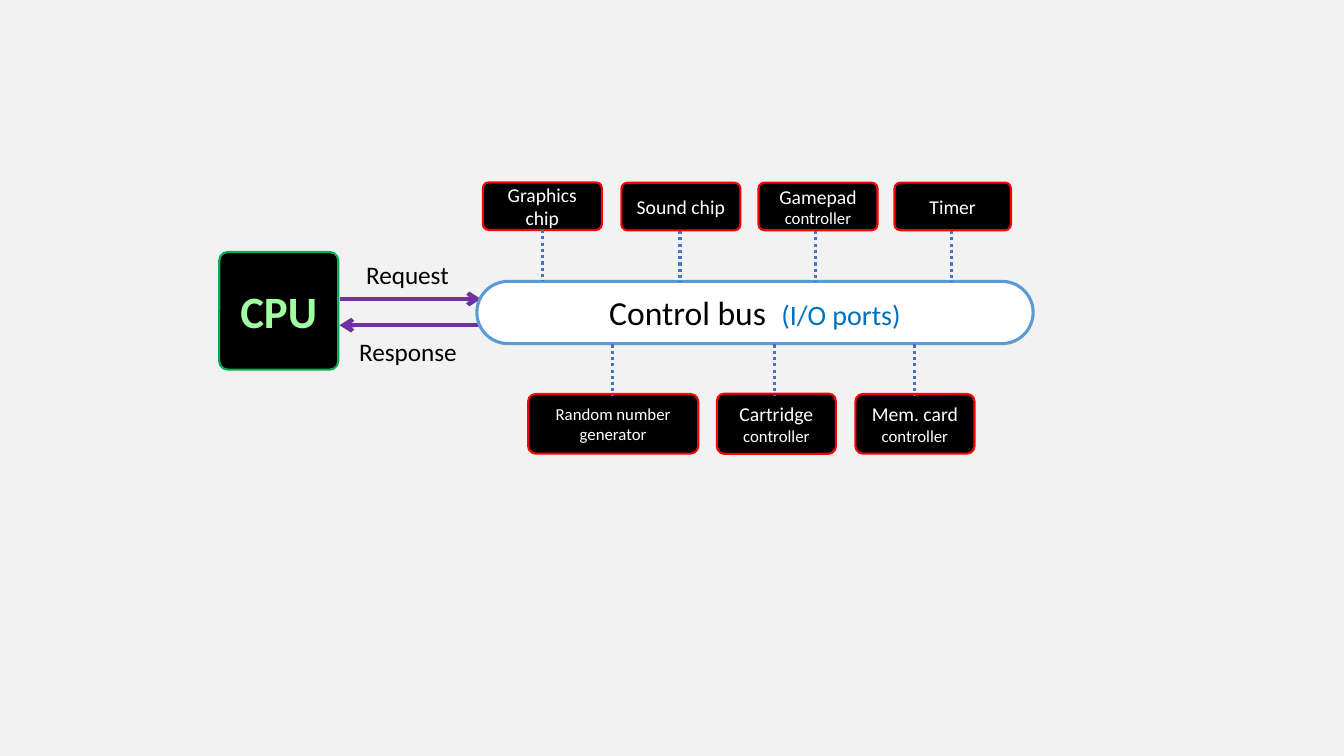
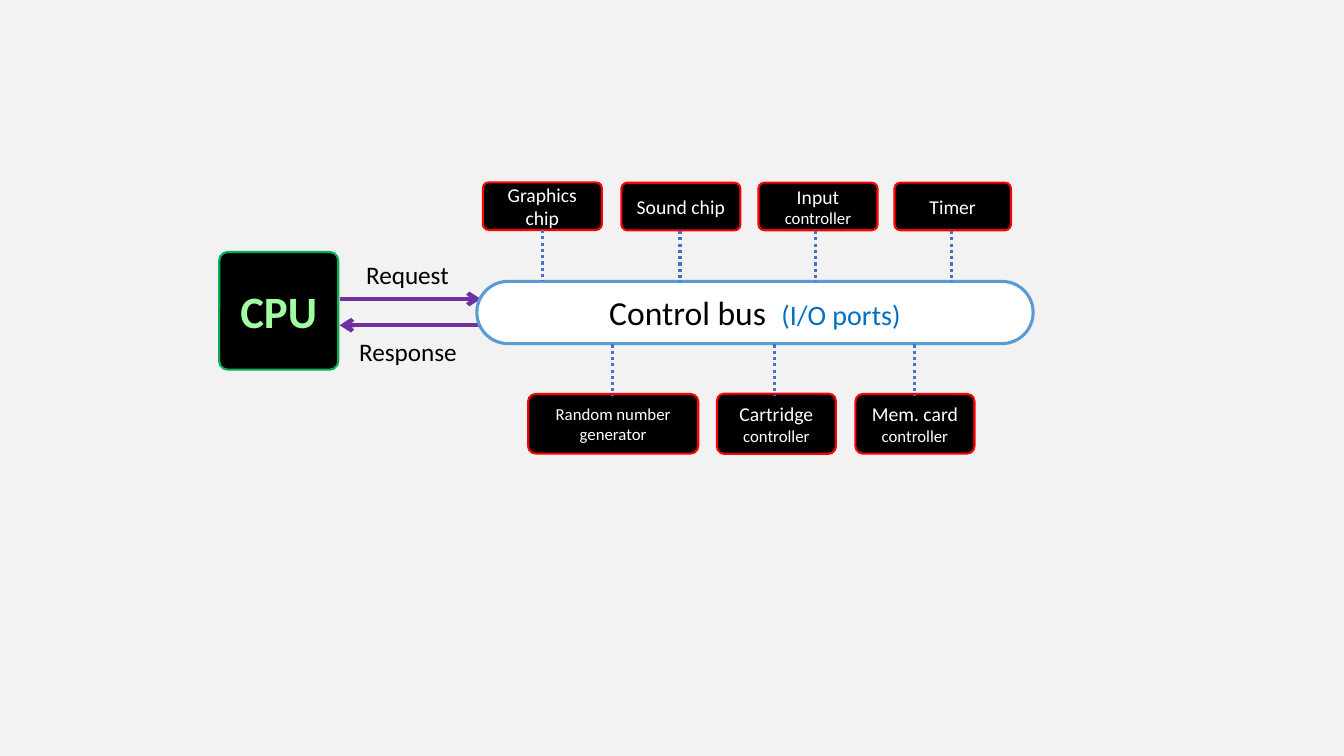
Before and after one commit to vircon32/Vircon32Documents, a slide deck: slide 5 of Specification/Editable source images/Images Spec Part 2 - Architecture and buses.pptx. Drawn at 1344x756 pixels with LibreOffice and Linux fonts; fonts in the diff are those of the drawing. Boxes give left, top, right and bottom in pixels: in the first picture for what was removed or moved away, otherwise in the second. Text is boxed around its words. In the diff, an @@ line names an element or a change of style, - is before the commit and + after.

Commit message:
Renamed gamepad controller in specs for consistency

```diff
--- a/Specification/Editable source images/Images Spec Part 2 - Architecture and buses.pptx
+++ b/Specification/Editable source images/Images Spec Part 2 - Architecture and buses.pptx
@@ text in rounded rectangle at [785, 191, 851, 224]: text changed @@
-Gamepad controller
+Input controller
```
Also in this commit, not shown: 1 other slide changed, 2 other files.
